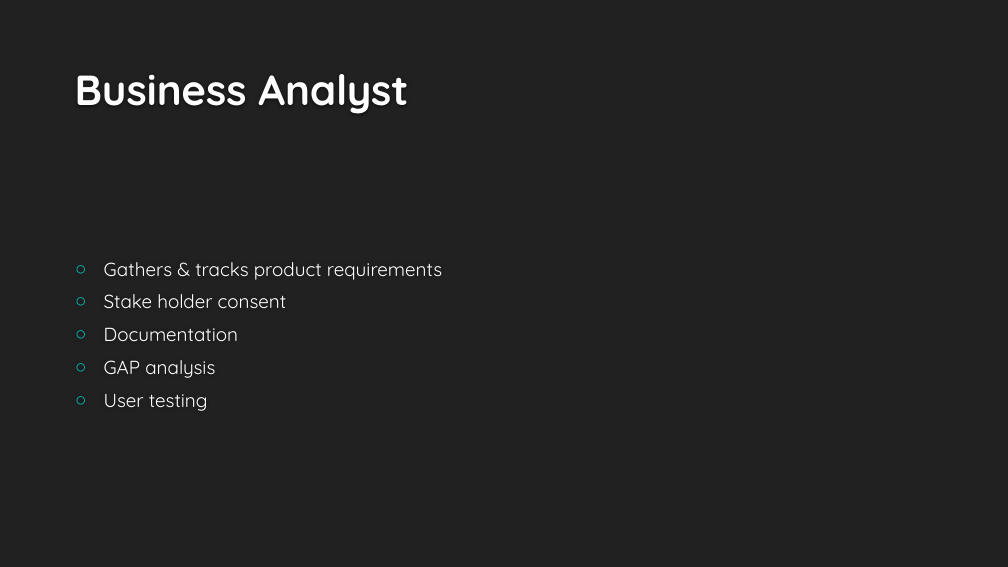
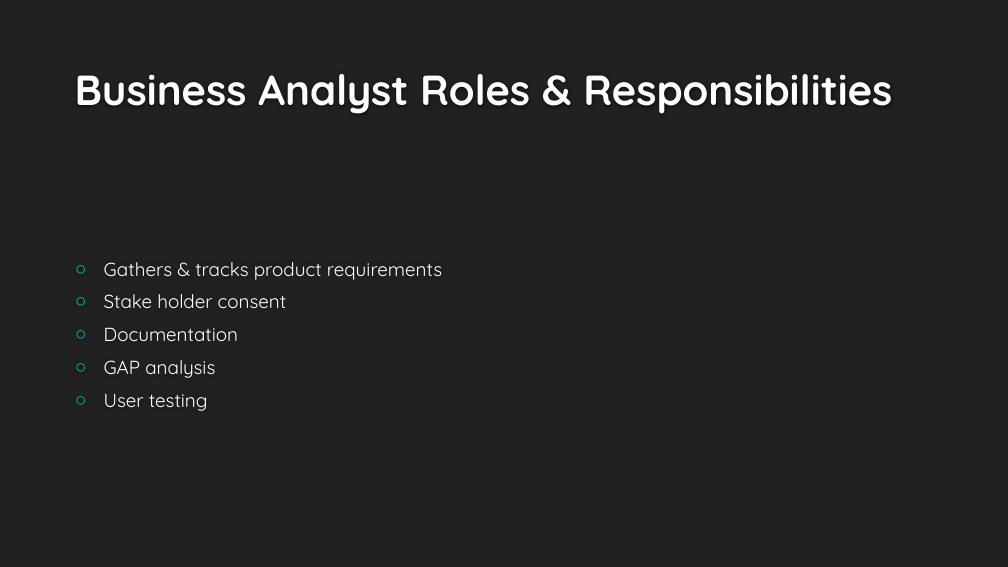
Before and after one commit to hexa-decim8/ISBPM, a slide deck: slide 16 of Class_Materials/Week_3/Day_1/ISBPM w3d1.pptx (slide 11 before the commit). Drawn at 1008x567 pixels with LibreOffice and Linux fonts; fonts in the diff are those of the drawing; background and template pictures are left out. Boxes give left, top, right and bottom in pixels: in the first picture for what was removed or moved away, otherwise in the second. Text is boxed around its words. In the diff, an @@ line names an element or a change of style, - is before the commit and + after.

```diff
--- a/Class_Materials/Week_3/Day_1/ISBPM w3d1.pptx
+++ b/Class_Materials/Week_3/Day_1/ISBPM w3d1.pptx
@@ title at [75, 74, 892, 114]: text changed @@
-Business Analyst
+Business Analyst Roles & Responsibilities
```
Also in this commit, not shown: 3 other slides changed, 28 slides added, 1 slide removed, 5 other files.
